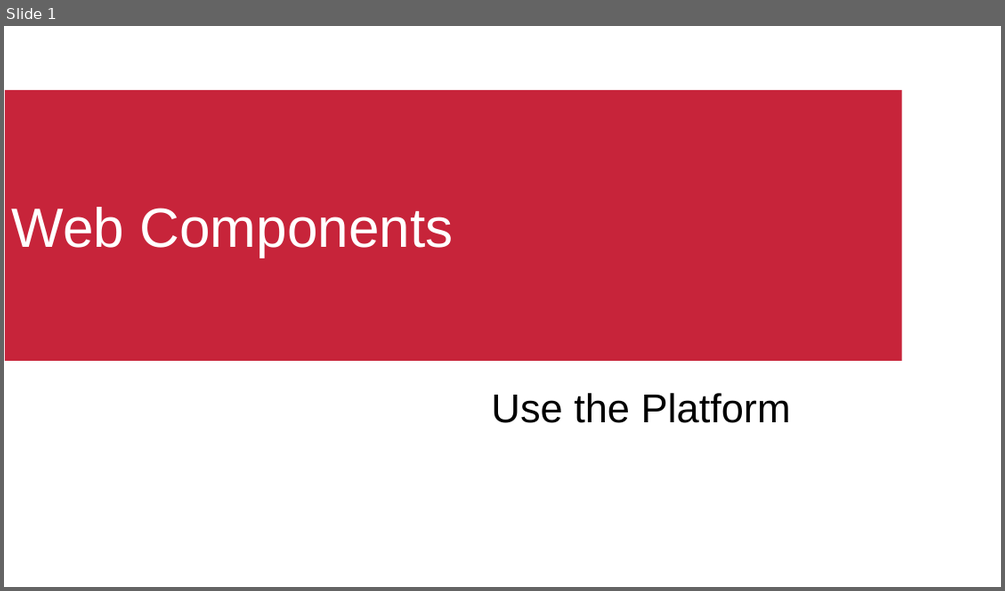
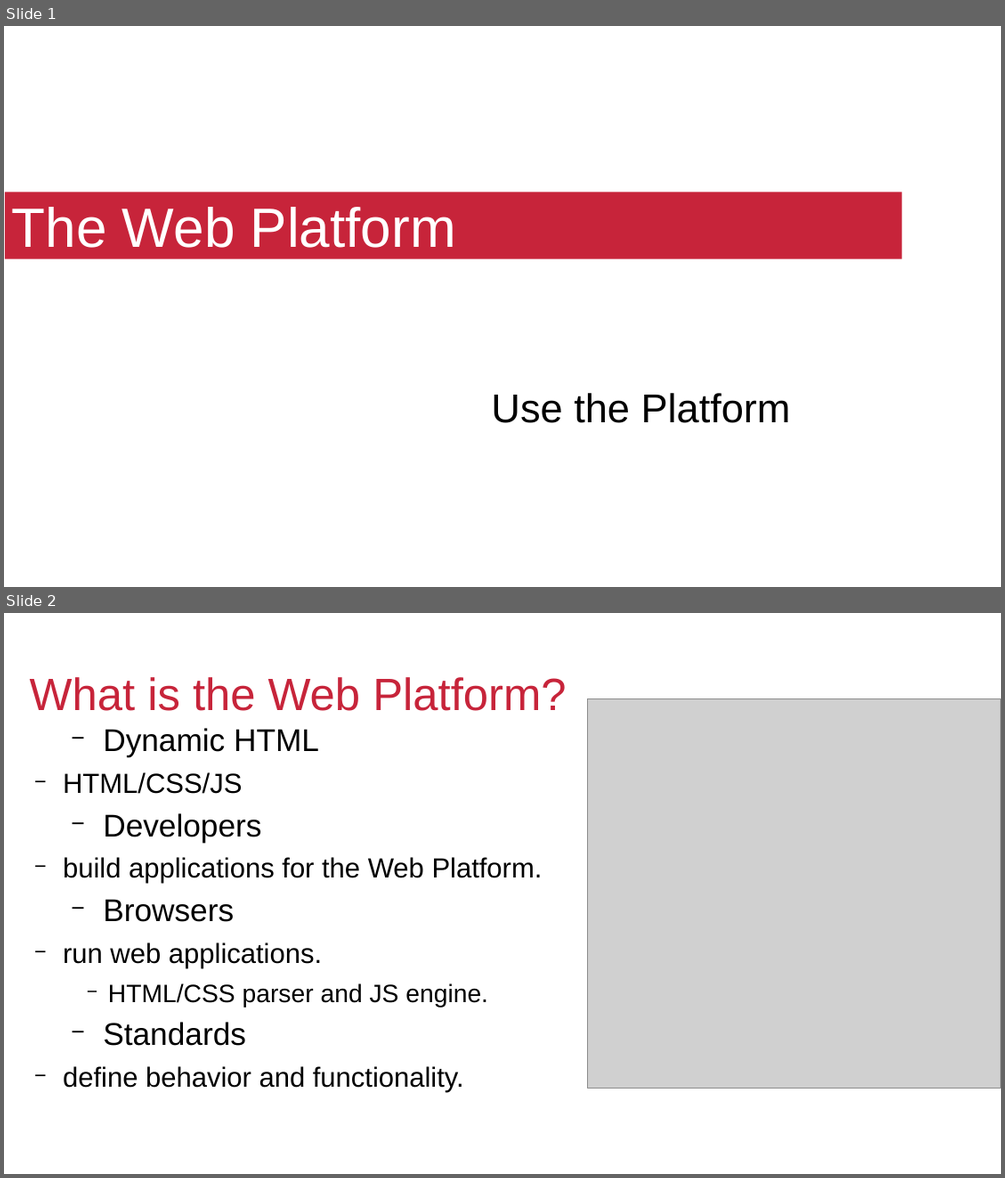
Before and after one commit to QuiWorks/wc-presentation, a slide deck: wc-pp-presentation.odp. Shown one above the other, each under a label of ours: slide 1 before the commit, slides 1 and 2 after it. The pictures are 1005x591 and 1005x1178 pixels, drawn with LibreOffice and Linux fonts; fonts in the diff are those of the drawing; grey boxes stand for pictures; background and template pictures are left out. Boxes give left, top, right and bottom in pixels: in the first picture for what was removed or moved away, otherwise in the second. Text is boxed around its words. In the diff, an @@ line names an element or a change of style, - is before the commit and + after.

```diff
--- a/wc-pp-presentation.odp
+++ b/wc-pp-presentation.odp
@@ slide 2 added at (4,613,1001,1174), background #FFFFFF @@
@@ title added at (30,677,566,711), 36 pt, text #C7243A @@
+What is the Web Platform?
@@ picture added at (588,699,1001,1088) @@
@@ text added at (63,772,542,1092), 22 pt, text #000000 @@
+  − Dynamic HTML
+    − HTML/CSS/JS
+  − Developers
+    − build applications for the Web Platform.
+  − Browsers
+    − run web applications.
+      − HTML/CSS parser and JS engine.
+  − Standards
+    − define behavior and functionality.
@@ page number added at (761,1148,994,1174), 14 pt, text #FFFFFF @@
+2
@@ slide 1 changed as well @@
@@ title "The Web Platform": place and size @@
-title "The Web Platform" at (5,90,902,361)
+title "The Web Platform" at (5,192,902,258)
@@ title at (12,207,456,248): text changed @@
-Web Components
+The Web Platform
```
Also in this commit, not shown: 4 other slides changed, 1 other slide added, 6 slides removed.
